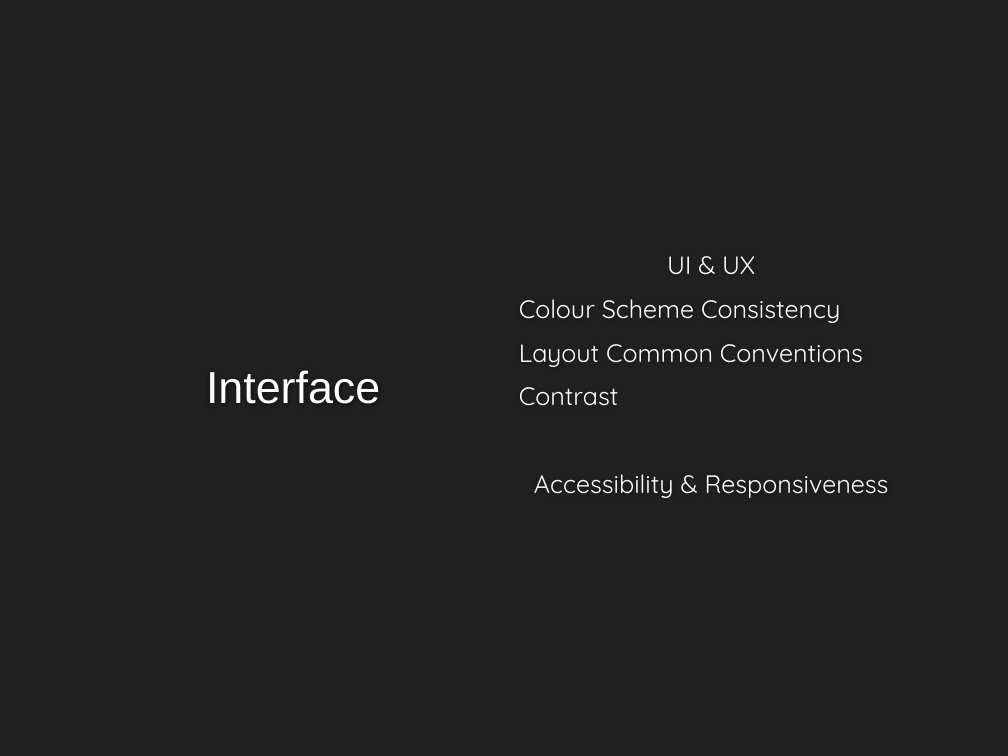
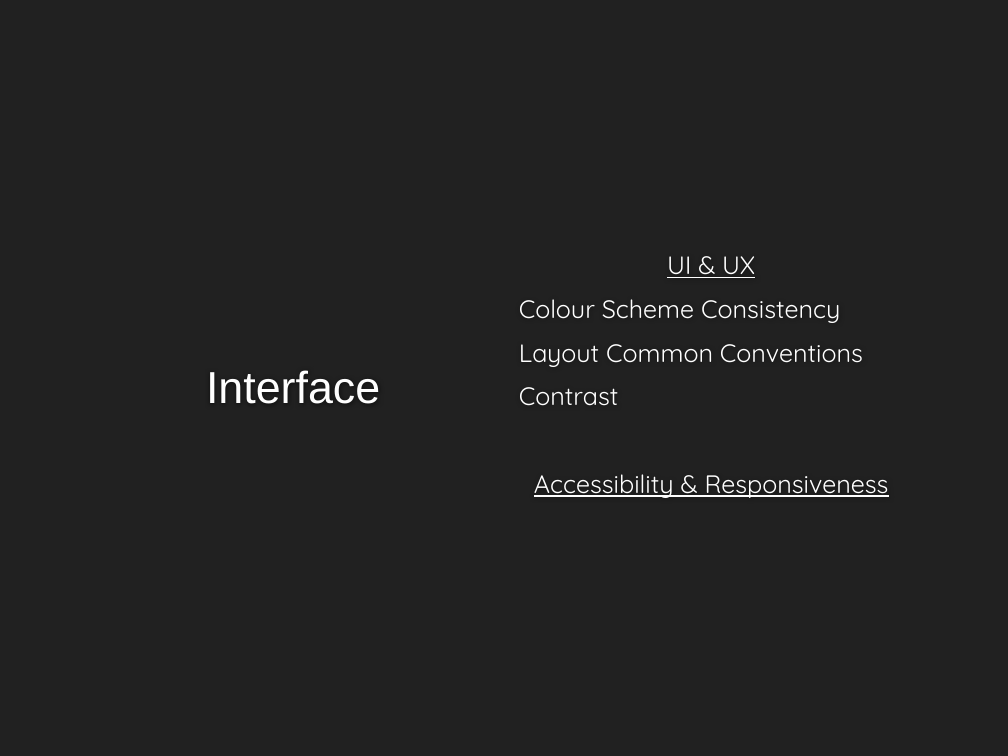
Before and after one commit to lanechr/CaPool, a slide deck: slide 3 of Security.pptx. Drawn at 1008x756 pixels with LibreOffice and Linux fonts; fonts in the diff are those of the drawing; background and template pictures are left out. Boxes give left, top, right and bottom in pixels: in the first picture for what was removed or moved away, otherwise in the second. Text is boxed around its words. In the diff, an @@ line names an element or a change of style, - is before the commit and + after.

```diff
--- a/Security.pptx
+++ b/Security.pptx
@@ text at <box>534,256,889,498</box>: underline on in "UI & UX", "Accessibility & Responsiveness" @@
```
Also in this commit, not shown: 2 other files.
